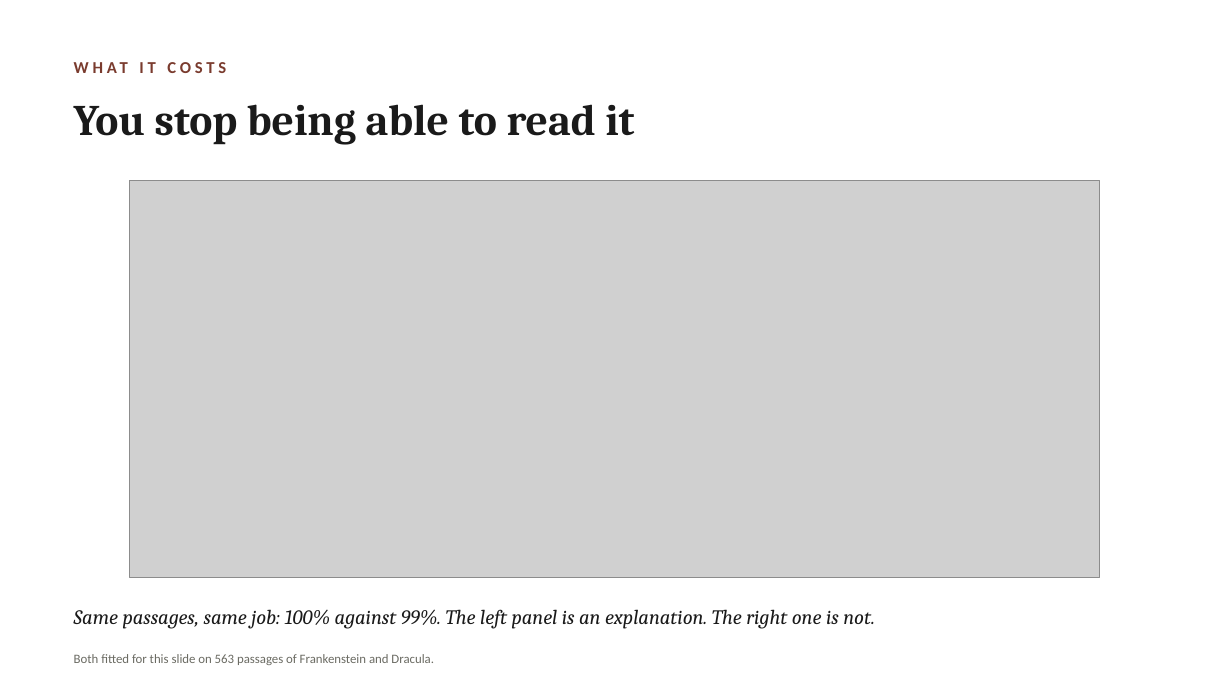
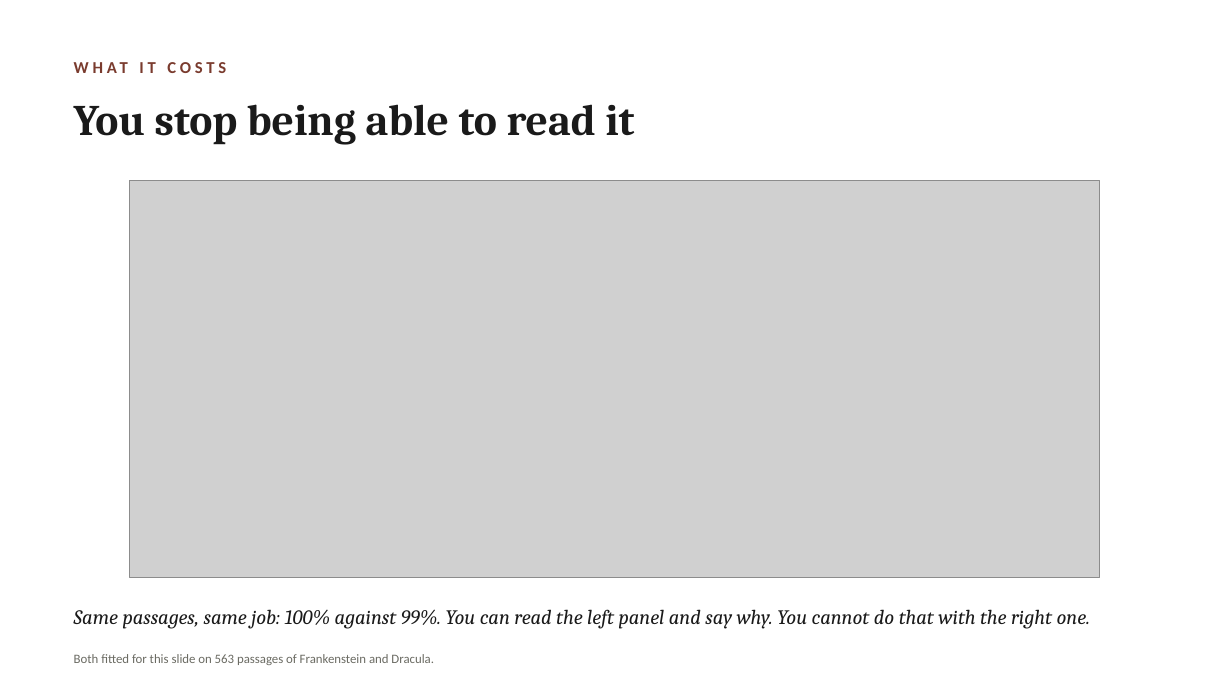
Before and after one commit to lucianli123/culture-as-data-2026, a slide deck: slide 9 of slides/week-04-lecture-draft.pptx. Drawn at 1232x693 pixels with LibreOffice and Linux fonts; fonts in the diff are those of the drawing; grey boxes stand for pictures. Boxes give left, top, right and bottom in pixels: in the first picture for what was removed or moved away, otherwise in the second. Text is boxed around its words. In the diff, an @@ line names an element or a change of style, - is before the commit and + after.

```diff
--- a/slides/week-04-lecture-draft.pptx
+++ b/slides/week-04-lecture-draft.pptx
@@ text at (x1=74, y1=609, x2=1090, y2=629): text changed @@
-Same passages, same job: 100% against 99%. The left panel is an explanation. The right one is not.
+Same passages, same job: 100% against 99%. You can read the left panel and say why. You cannot do that with the right one.
```
Also in this commit, not shown: 7 other slides changed, 2 other files.
